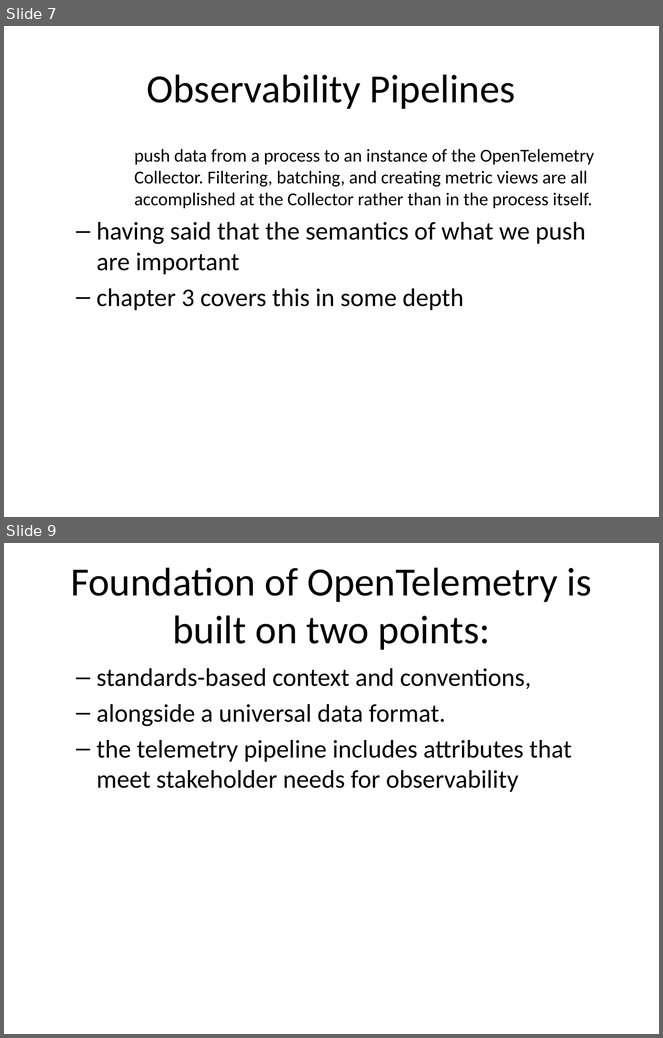
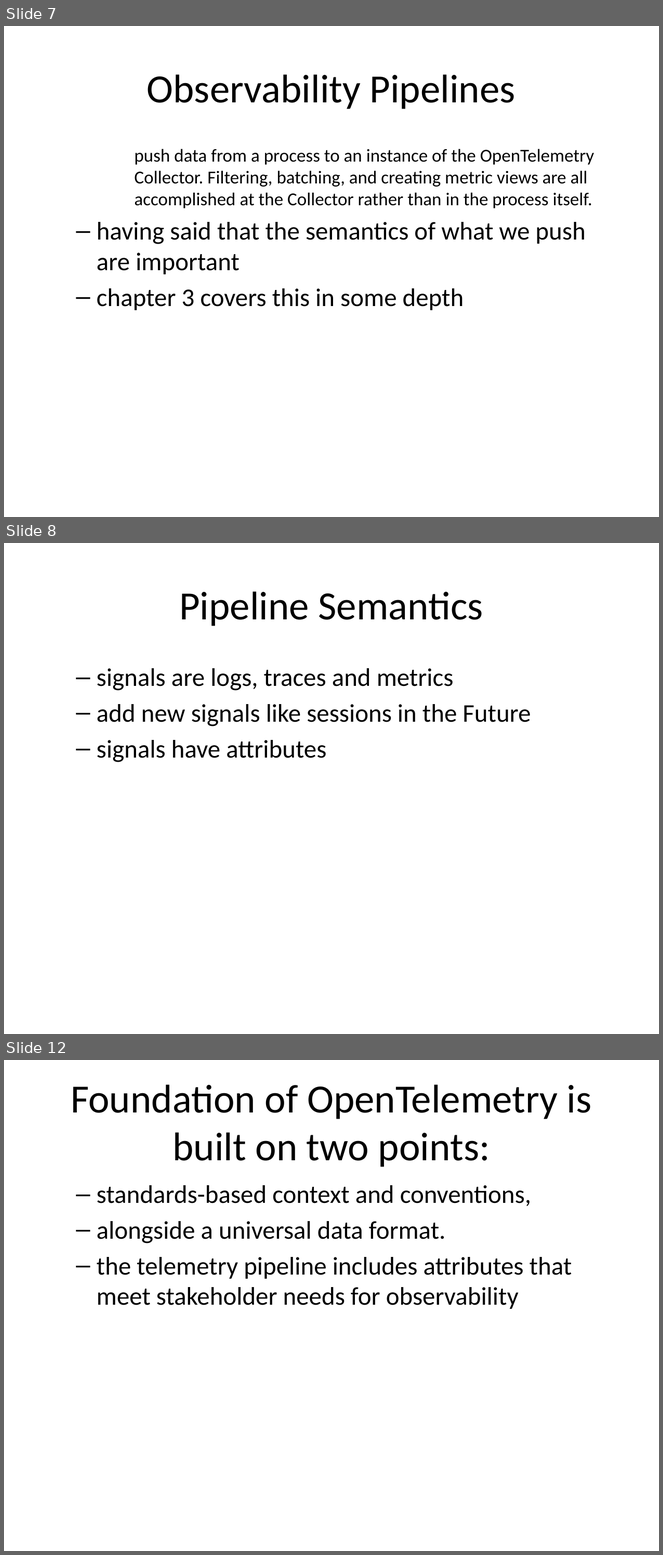
Before and after one commit to rhildred/INFO8985, a slide deck: monolith_instrumenting/slides.pptx. Shown one above the other, each under a label of ours: slides 7 and 9 before the commit, slides 7, 8 and 12 after it; the slides between them are not shown. The pictures are 663x1038 and 663x1555 pixels, drawn with LibreOffice and Linux fonts; fonts in the diff are those of the drawing. Boxes give left, top, right and bottom in pixels: in the first picture for what was removed or moved away, otherwise in the second. Text is boxed around its words. In the diff, an @@ line names an element or a change of style, - is before the commit and + after.

```diff
--- a/monolith_instrumenting/slides.pptx
+++ b/monolith_instrumenting/slides.pptx
@@ slide 8 added at (x1=4, y1=543, x2=659, y2=1034), background #FFFFFF @@
@@ title added at (x1=179, y1=591, x2=483, y2=626), 44 pt, text #000000 @@
+Pipeline Semantics
@@ text added at (x1=97, y1=668, x2=531, y2=762), 28 pt, text #000000 @@
+  – signals are logs, traces and metrics
+  – add new signals like sessions in the Future
+  – signals have attributes
@@ what was slide 9 is now slide 12 @@
```
Also in this commit, not shown: 1 slide changed, 11 other slides added, 13 other files.
